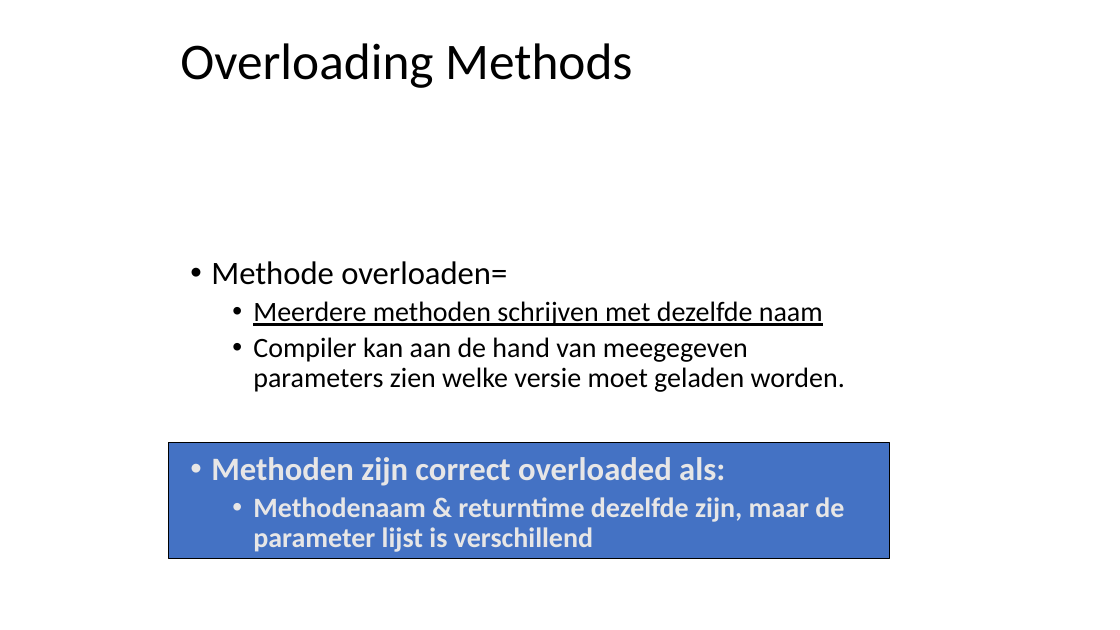
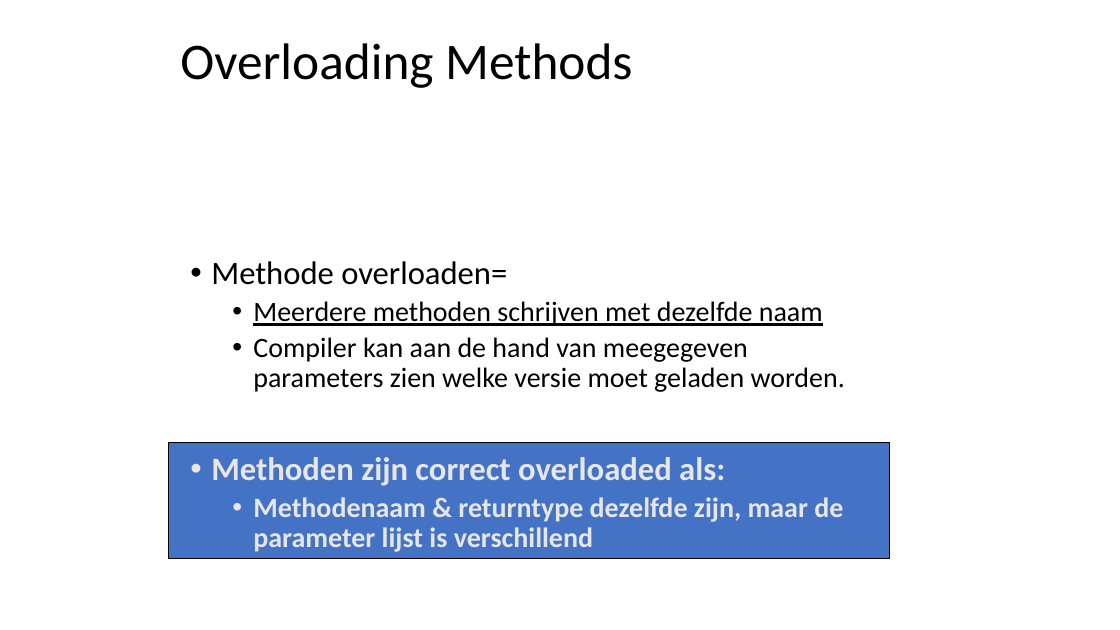
Before and after one commit to v-nys/cursusprogrammeren, a slide deck: slide 5 of _SLIDES/DEEL1/H6/5b_geavanceerde methoden.pptx. Drawn at 1120x630 pixels with LibreOffice and Linux fonts; fonts in the diff are those of the drawing. Boxes give left, top, right and bottom in pixels: in the first picture for what was removed or moved away, otherwise in the second. Text is boxed around its words. In the diff, an @@ line names an element or a change of style, - is before the commit and + after.

```diff
--- a/_SLIDES/DEEL1/H6/5b_geavanceerde methoden.pptx
+++ b/_SLIDES/DEEL1/H6/5b_geavanceerde methoden.pptx
@@ text at (x1=253, y1=497, x2=843, y2=552): text changed @@
-  • Methodenaam & returntime dezelfde zijn, maar de parameter lijst is verschillend
+  • Methodenaam & returntype dezelfde zijn, maar de parameter lijst is verschillend
```
Also in this commit, not shown: 1 other slide changed, 2 other files.
